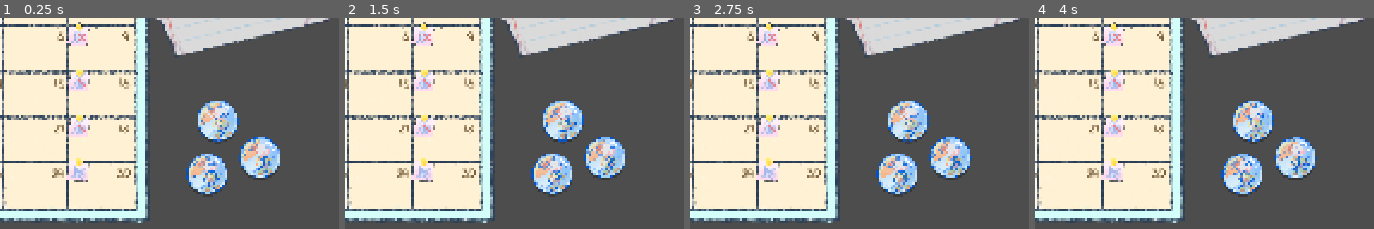
Above: before the commit, frames 1-4 (left to right).
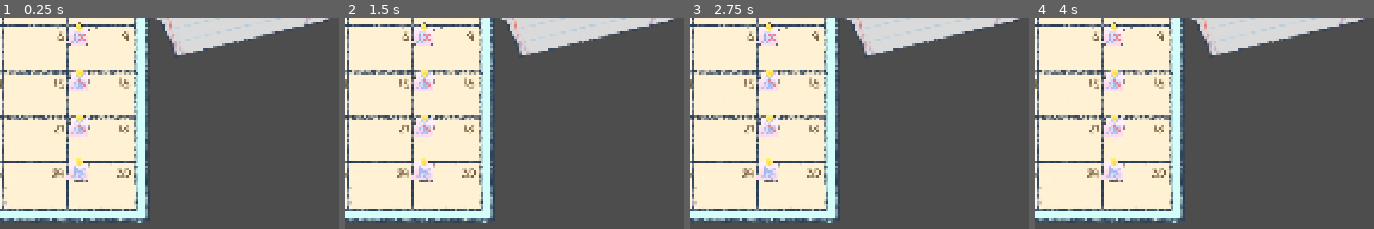
Above: after the commit, the same moments.

Repository: morsaastuta/SeviJam3
Game: Godot game, scene res://nodes/calendars/04.tscn
Same seed, same stepped clock (60 frames per second), same inputs: the game is played once before the commit and once after it. This scene is started directly instead of the project's main scene.
Inputs (mouse positions are % of the whole screen's width and height, from its top left):
- Up to frame 1 (0.25 s): no input
- Up to frame 2 (1.5 s): tap Enter at 0.5 s; drag from (81, 87) to (8, 46) at 0.52 s; tap Space (ui_select) at 1.25 s; drag from (88, 83) to (8, 46) at 1.27 s
- Up to frame 3 (2.75 s): tap Enter at 2 s; move the mouse to (82, 74) at 2.02 s; hold Up (ui_up) from 2.03 s (still down); tap U at 2.1 s; click (82, 74) at 2.17 s
- Up to frame 4 (4 s): release Up (ui_up) at 2.75 s; drag from (35, 74) to (18, 46) at 2.77 s; move the mouse to (76, 69) at 3.52 s; hold Down (ui_down) from 3.53 s (still down); tap Tab at 3.6 s; tap Space (ui_select) at 3.77 s
The pictures show only the part of the screen within x 50-100%, y 50-100%; the shares and areas given below are measured in that part.

The runs differ from the first frame. In frame 1, 5.6% of the frame differs, in the area x 54-83%, y 39-84%; in frame 2, 5.7%, in the area x 54-84%, y 39-84%; in frame 3, 5.7%; in frame 4, 5.6%.
Error in both runs: Invalid assignment of property or key 'screen' with value of type 'ColorRect' on a base object of type 'null instance'. (res://scripts/gd/calendar_behaviour.gd…

Commit message:
AlexOde4

Diff:
--- a/nodes/calendars/04.tscn
+++ b/nodes/calendars/04.tscn
@@ -7,7 +7,7 @@
 [ext_resource type="PackedScene" uid="uid://bd2jiaw5hiskq" path="res://nodes/packed/week.tscn" id="3_d7mam"]
 [ext_resource type="Texture2D" uid="uid://cr1je5xoutwqr" path="res://assets/images/props/help_rainbow.png" id="4_nbp2d"]
 [ext_resource type="PackedScene" uid="uid://voinhe3w734h" path="res://nodes/packed/sticker.tscn" id="5_d7mam"]
-[ext_resource type="PackedScene" uid="uid://b1fa3o8y0dt2n" path="res://nodes/packed/magnet_0.tscn" id="6_6kooq"]
+[ext_resource type="PackedScene" path="res://nodes/packed/Magnet.tscn" id="6_6kooq"]
 [ext_resource type="FontFile" uid="uid://4soe34omom8k" path="res://assets/font/LT Colored Pencil.otf" id="6_l2qjx"]
 [ext_resource type="Texture2D" uid="uid://cx03q7yuadtdl" path="res://assets/images/post-its/p_no_magnet.png" id="7_kwv1y"]
 [ext_resource type="Texture2D" uid="uid://2ypckt2xfjqr" path="res://assets/images/post-its/p_rain.png" id="7_m7bf4"]
@@ -20,6 +20,7 @@
 script = ExtResource("1_hsbjh")
 screen = NodePath("Tray/ColorRect")
 next = ExtResource("2_77t68")
+sticker_quantity_rules = 1
 rules = Array[String](["any_2_storm", "any_4_rain"])
 
 [node name="Month" type="Sprite2D" parent="."]
@@ -140,13 +141,16 @@
 color = Color(0, 0, 0, 0)
 
 [node name="Sticker" parent="Tray/ColorRect" instance=ExtResource("5_d7mam")]
+material = null
 position = Vector2(632, 677)
 
 [node name="Sticker2" parent="Tray/ColorRect" instance=ExtResource("5_d7mam")]
+material = null
 position = Vector2(911, 593)
 texture = ExtResource("8_s0quv")
 
 [node name="Sticker3" parent="Tray/ColorRect" instance=ExtResource("5_d7mam")]
+material = null
 position = Vector2(1183, 685)
 texture = ExtResource("9_77t68")
 
